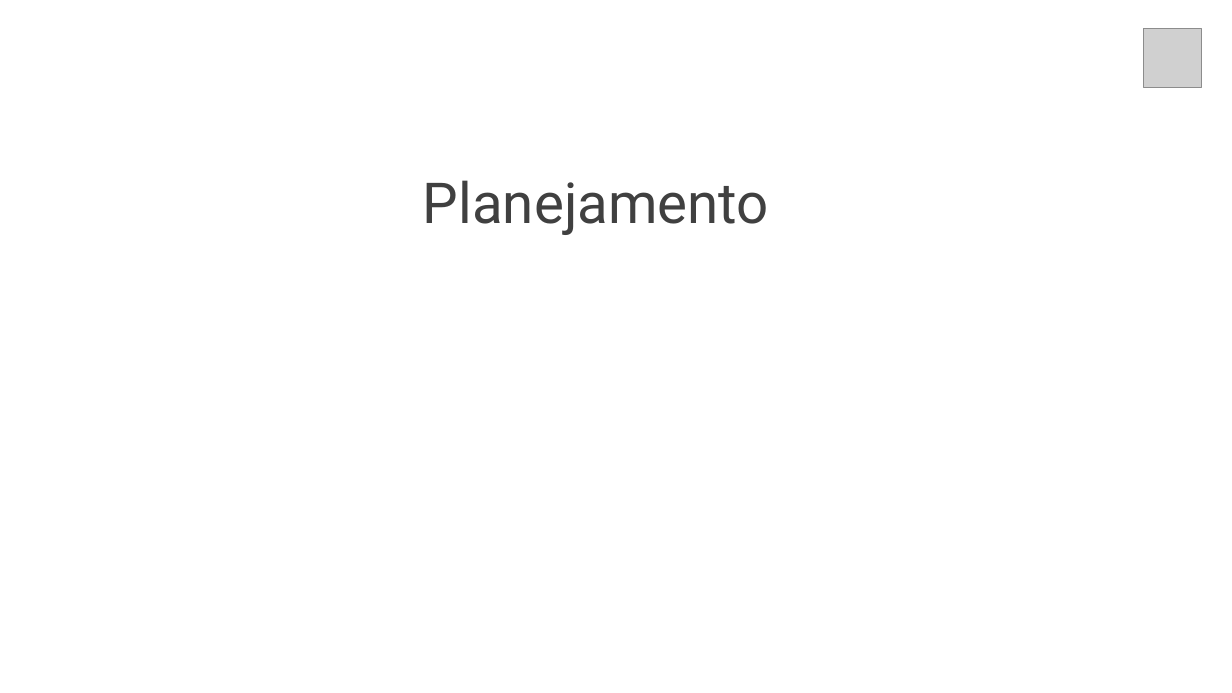
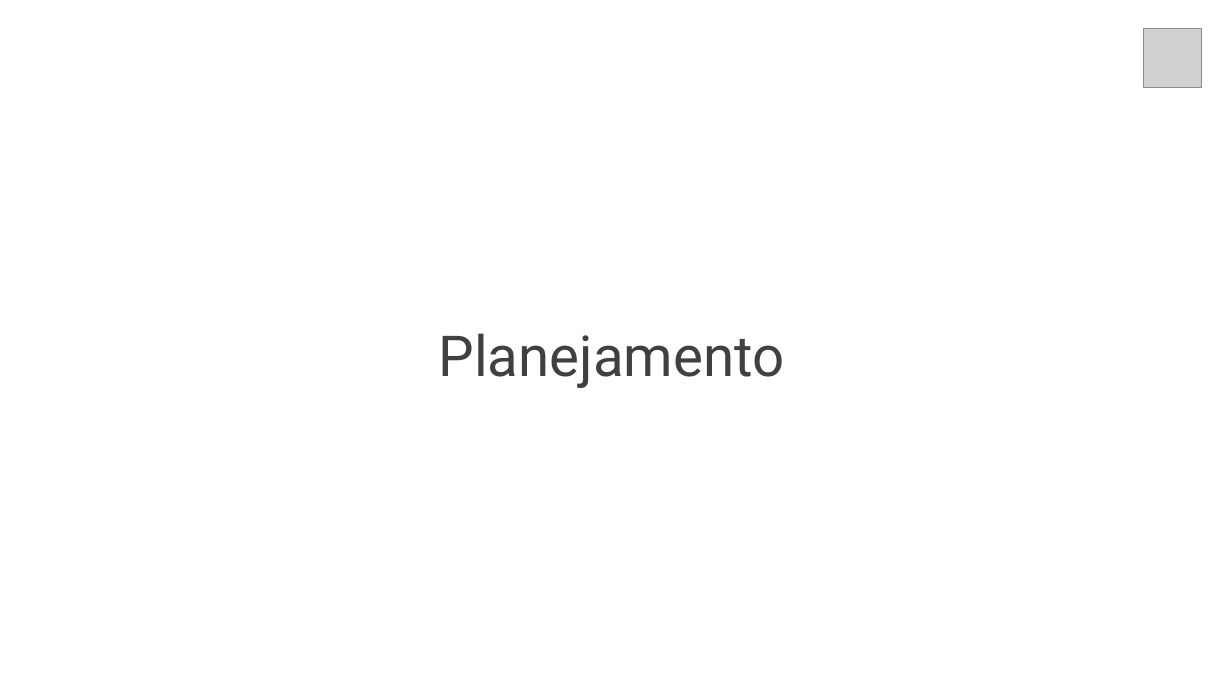
Before and after one commit to gui-ss/projeto-bandtec, a slide deck: slide 9 of documentacao/chameleon.pptx. Drawn at 1232x693 pixels with LibreOffice and Linux fonts; fonts in the diff are those of the drawing; grey boxes stand for pictures. Boxes give left, top, right and bottom in pixels: in the first picture for what was removed or moved away, otherwise in the second. Text is boxed around its words. In the diff, an @@ line names an element or a change of style, - is before the commit and + after.

```diff
--- a/documentacao/chameleon.pptx
+++ b/documentacao/chameleon.pptx
@@ title "Planejamento": place and size @@
-title "Planejamento" at <box>423,180,769,235</box>
+title "Planejamento" at <box>439,333,785,388</box>
```
Also in this commit, not shown: 1 other slide changed, 1 slide added, 1 slide removed, 10 other files.
